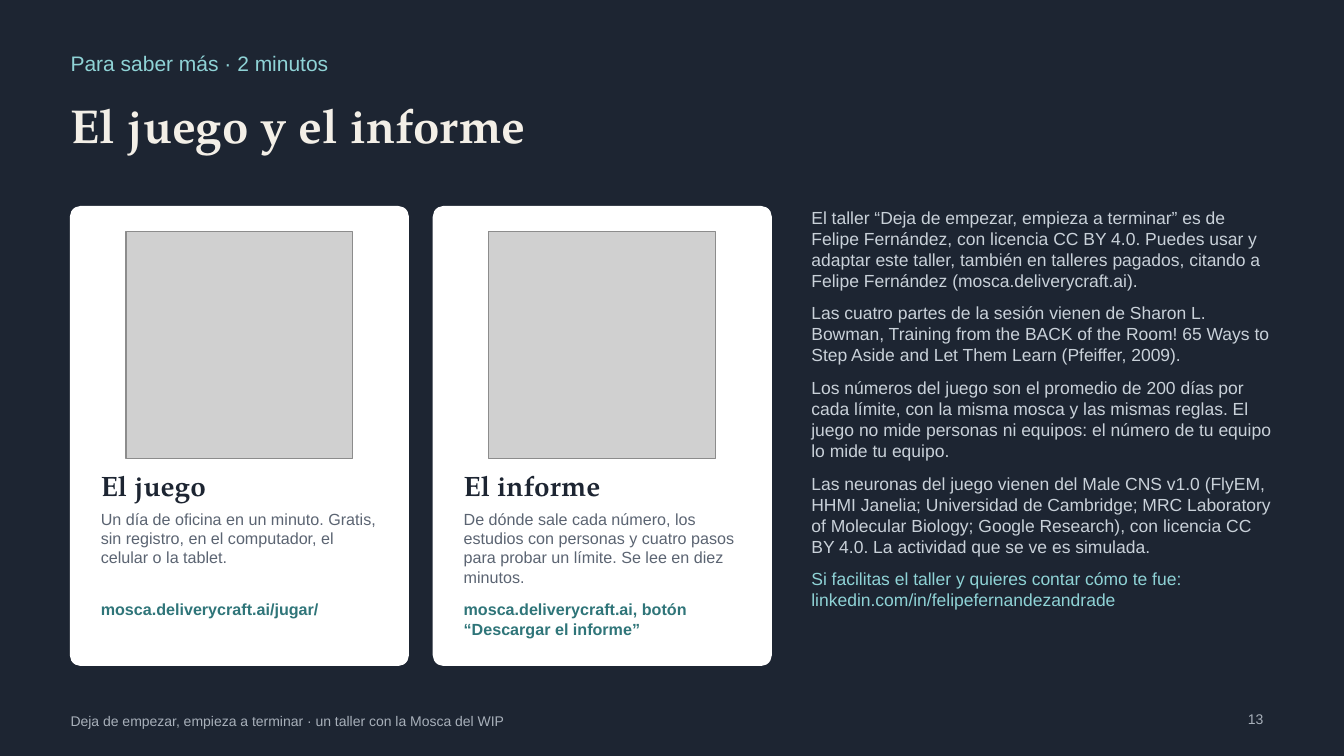
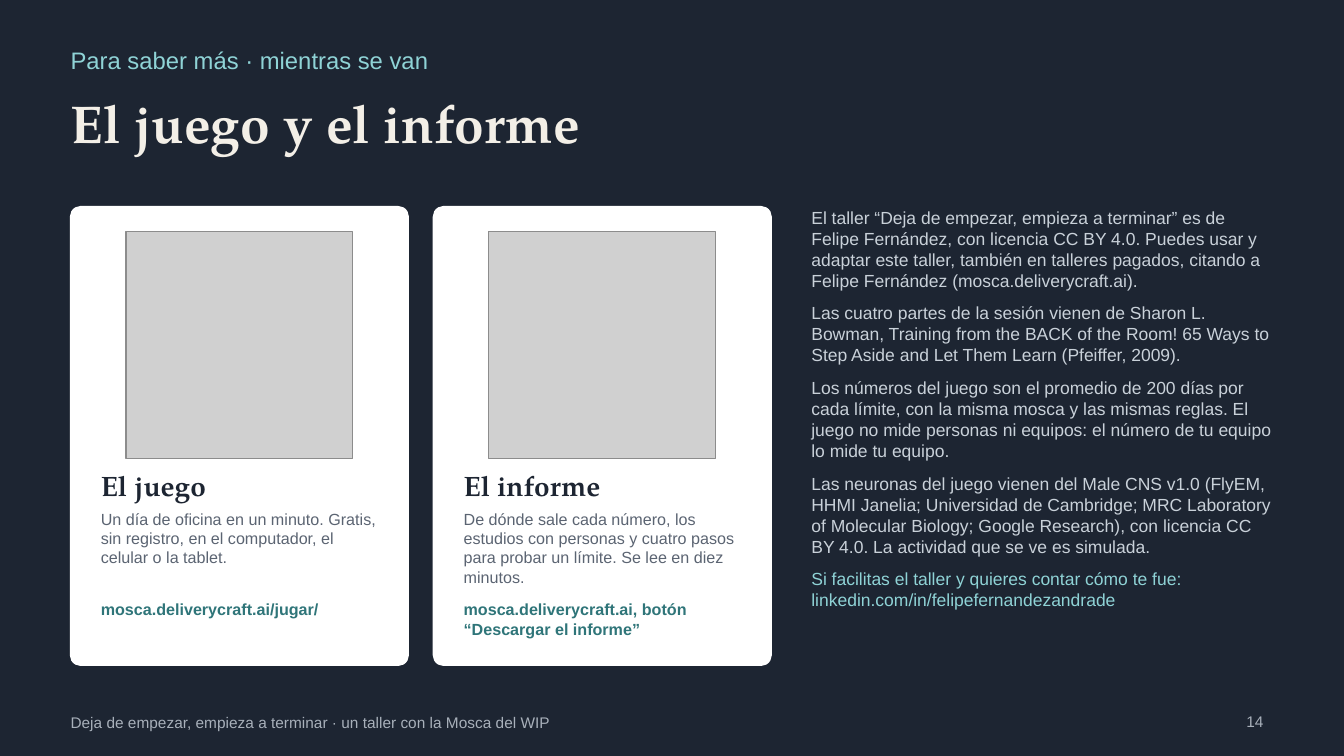
Before and after one commit to ferfelan/mosca-del-wip, a slide deck: slide 14 of public/taller/Mosca-del-WIP-Taller-Presentacion.pptx (slide 13 before the commit). Drawn at 1344x756 pixels with LibreOffice and Linux fonts; fonts in the diff are those of the drawing; grey boxes stand for pictures. Boxes give left, top, right and bottom in pixels: in the first picture for what was removed or moved away, otherwise in the second. Text is boxed around its words. In the diff, an @@ line names an element or a change of style, - is before the commit and + after.

```diff
--- a/public/taller/Mosca-del-WIP-Taller-Presentacion.pptx
+++ b/public/taller/Mosca-del-WIP-Taller-Presentacion.pptx
@@ text at (71,51,428,69): text changed; size 15 to 17 pt @@
-Para saber más · 2 minutos
+Para saber más · mientras se van
@@ title "El juego y el informe" at (71,104,580,157): size 34 to 38 pt @@
@@ text "Deja de empezar, empieza a ..." at (71,717,550,731): size 10 to 11 pt @@
@@ page number at (1246,716,1263,727): text changed; size 10 to 11 pt @@
-13
+14
```
Also in this commit, not shown: 11 other slides changed, 2 slides added, 1 slide removed, 10 other files.
